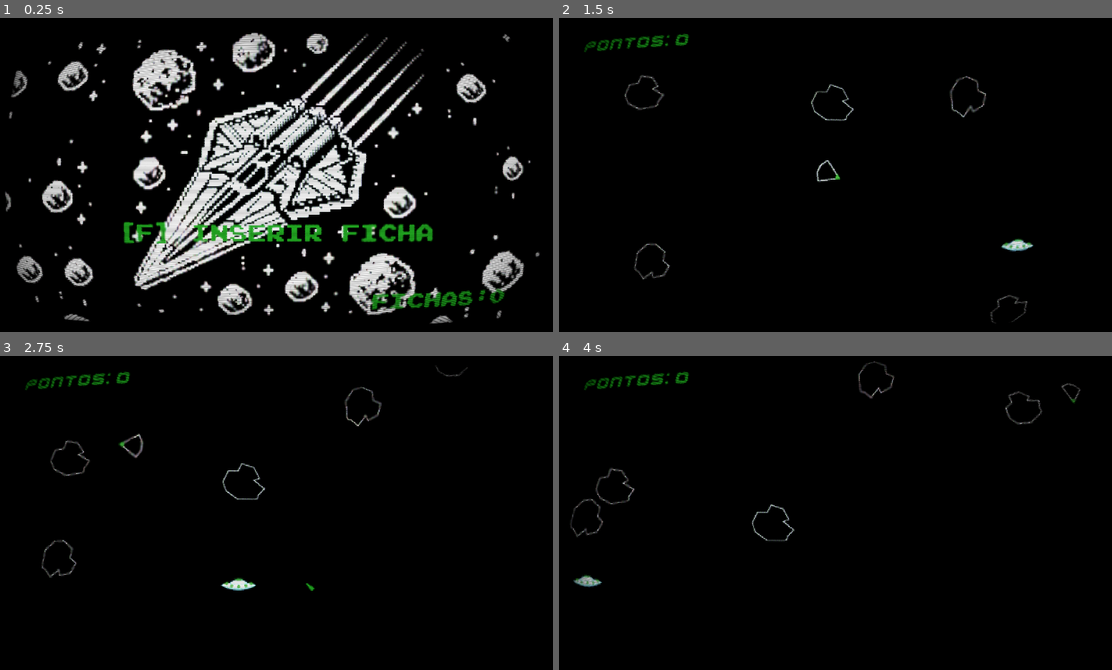
Above: before the commit, frames 1-4 (two rows, left to right).
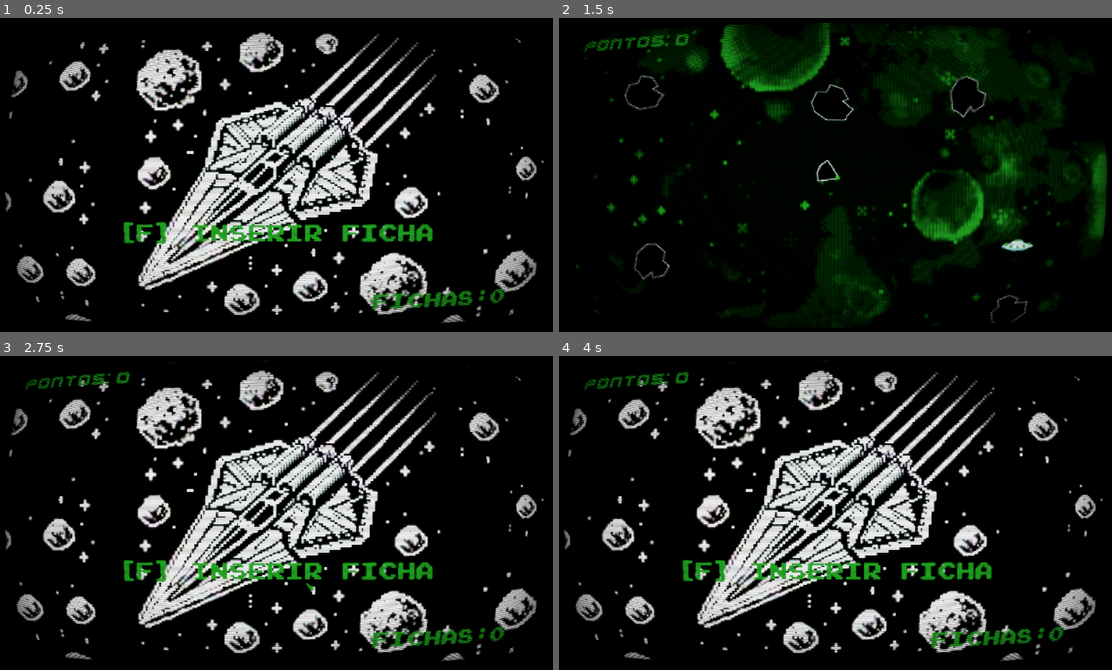
Above: after the commit, the same moments.

Repository: VinnyPC/Godot-uninove
Game: Godot game, scene res://cenas/Menu.tscn
Same seed, same stepped clock (60 frames per second), same inputs: the game is played once before the commit and once after it.
Inputs:
- Up to frame 1 (0.25 s): no input
- Up to frame 2 (1.5 s): tap Enter (ui_accept) at 0.5, 0.77, 0.8, 1.07, 1.35 s; hold D (girar_direita) 0.53-1.28 s; tap F (insert_coin) at 0.6 s; hold S (mover_tras) from 1.28 s (still down)
- Up to frame 3 (2.75 s): tap Enter (ui_accept) at 1.52, 1.82, 2.3 s; tap F (insert_coin) at 1.55 s; release S (mover_tras) at 2.03 s; hold D (girar_direita) from 2.03 s (still down); tap Space (atirar) at 2.1 s
- Up to frame 4 (4 s): release D (girar_direita) at 2.78 s; hold W (mover_frente) 2.78-3.53 s; tap F (insert_coin) at 2.85, 3.6 s; tap Enter (ui_accept) at 3.02, 3.32, 3.77, 3.8 s; hold A (girar_esquerda) from 3.53 s (still down)

The runs differ from the first frame. In frame 1, 25% of the frame differs, in the area x 1-99%, y 4-98%; in frame 2, 17%; in frame 3, 25%; in frame 4, 25%, in the area x 0-99%, y 1-98%.

Commit message:
background, fix gameover screen

Diff:
--- a/cenas/Game.tscn
+++ b/cenas/Game.tscn
@@ -7,6 +7,7 @@
 [ext_resource path="res://assets/Bonus/kenvector_future.ttf" type="DynamicFontData" id=5]
 [ext_resource path="res://cenas/GameOverScreen.tscn" type="PackedScene" id=6]
 [ext_resource path="res://assets/Sounds/gameplay_theme.mp3" type="AudioStream" id=7]
+[ext_resource path="res://assets/Backgrounds/Space Background.png" type="Texture" id=8]
 
 [sub_resource type="DynamicFont" id=1]
 size = 45
@@ -16,8 +17,11 @@
 [node name="Game" type="Node2D"]
 script = ExtResource( 2 )
 
-[node name="Player" parent="." instance=ExtResource( 1 )]
-position = Vector2( 640, 360 )
+[node name="Background" type="Sprite" parent="."]
+modulate = Color( 0, 1, 0, 1 )
+position = Vector2( 640, 334 )
+scale = Vector2( 6.38, 6.38 )
+texture = ExtResource( 8 )
 
 [node name="Lasers" type="Node" parent="."]
 
@@ -61,3 +65,6 @@
 text = "PONTOS: 0"
 
 [node name="GameOverScreen" parent="UI" instance=ExtResource( 6 )]
+
+[node name="Player" parent="." instance=ExtResource( 1 )]
+position = Vector2( 640, 360 )
--- a/cenas/GameOverScreen.tscn
+++ b/cenas/GameOverScreen.tscn
@@ -1,16 +1,10 @@
-[gd_scene load_steps=5 format=2]
+[gd_scene load_steps=4 format=2]
 
 [ext_resource path="res://assets/Bonus/kenvector_future.ttf" type="DynamicFontData" id=1]
 [ext_resource path="res://scripts/GameOverScreen.gd" type="Script" id=2]
 
 [sub_resource type="DynamicFont" id=1]
 size = 116
-font_data = ExtResource( 1 )
-
-[sub_resource type="DynamicFont" id=2]
-size = 42
-outline_size = 1
-outline_color = Color( 0, 1, 0, 1 )
 font_data = ExtResource( 1 )
 
 [node name="GameOverScreen" type="Control"]
@@ -31,16 +25,16 @@
 custom_fonts/font = SubResource( 1 )
 text = "GAME OVER"
 
-[node name="Restart" type="Button" parent="."]
+[node name="Return" type="Label" parent="."]
 anchor_left = 0.5
 anchor_top = 0.5
 anchor_right = 0.5
 anchor_bottom = 0.5
-margin_left = -236.5
-margin_top = 26.0
-margin_right = 236.5
-margin_bottom = 80.0
-custom_fonts/font = SubResource( 2 )
-text = "Voltar ao jogo!"
-
-[connection signal="pressed" from="Restart" to="." method="_on_Restart_pressed"]
+margin_left = -160.0
+margin_top = -19.0
+margin_right = 490.0
+margin_bottom = 112.0
+rect_scale = Vector2( 0.5, 0.5 )
+custom_colors/font_color = Color( 1, 0, 0, 1 )
+custom_fonts/font = SubResource( 1 )
+text = "[F] menu"
--- a/cenas/Menu.tscn
+++ b/cenas/Menu.tscn
@@ -14,8 +14,8 @@
 script = ExtResource( 2 )
 
 [node name="Sprite" type="Sprite" parent="."]
-position = Vector2( 639, 362 )
-scale = Vector2( 0.995312, 0.997222 )
+position = Vector2( 658, 362 )
+scale = Vector2( 1.025, 0.997222 )
 texture = ExtResource( 3 )
 
 [node name="StartLabel" type="Label" parent="."]
--- a/cenas/Player.tscn
+++ b/cenas/Player.tscn
@@ -1,10 +1,11 @@
-[gd_scene load_steps=7 format=2]
+[gd_scene load_steps=8 format=2]
 
 [ext_resource path="res://assets/PNG/playerShip1.png" type="Texture" id=1]
 [ext_resource path="res://scripts/Player.gd" type="Script" id=2]
 [ext_resource path="res://assets/PNG/Effects/fire05.png" type="Texture" id=3]
 [ext_resource path="res://assets/Sounds/Laser_Shoot.wav" type="AudioStream" id=4]
 [ext_resource path="res://assets/Sounds/thruster.wav" type="AudioStream" id=5]
+[ext_resource path="res://assets/Astro-01_GDevelop5-source/astro-01/media/ships/shield_1.png" type="Texture" id=6]
 
 [sub_resource type="CircleShape2D" id=1]
 radius = 29.0689
@@ -40,3 +41,9 @@
 [node name="PropulsorSound" type="AudioStreamPlayer" parent="."]
 stream = ExtResource( 5 )
 volume_db = 7.0
+
+[node name="Shield" type="Sprite" parent="."]
+position = Vector2( 2, 3 )
+rotation = 3.14159
+scale = Vector2( 0.788699, 0.774364 )
+texture = ExtResource( 6 )
--- a/scripts/Game.gd
+++ b/scripts/Game.gd
@@ -68,6 +68,7 @@
 	asteroids.add_child(a)
 
 func _on_player_died():
+	soundtrack.stop()
 	lives -= 1
 	print(lives)
 	if lives <= 0:
--- a/scripts/GameOverScreen.gd
+++ b/scripts/GameOverScreen.gd
@@ -1,12 +1,19 @@
 extends Control
 
 onready var menu = $Menu
+onready var music_player = $MusicPlayer
 func _ready():
-	pass # Replace with function body.
+	pass
 
 func _on_Restart_pressed():
 	get_tree().reload_current_scene()
 
-#func _process(delta):
-#	if Input.is_action_just_pressed("ui_accept"):  # Enter key
-#		get_tree().reload_current_scene()
+func _process(delta):
+	if Input.is_action_just_pressed("insert_coin"):
+		reset_game()
+		queue_free()
+
+func reset_game():
+	var menu_scene = load("res://cenas/Menu.tscn").instance()
+	get_tree().root.add_child(menu_scene)
+	queue_free()
--- a/scripts/Player.gd
+++ b/scripts/Player.gd
@@ -13,6 +13,7 @@
 onready var spritePropulsor = $Propulsor
 onready var laserSound = $LaserSound
 onready var propulsorSound = $PropulsorSound
+onready var shield = $Shield
 
 var laser_scene = preload("res://cenas/Laser.tscn")
 var alive := true
@@ -28,6 +29,11 @@
 	invincibility_timer.connect("timeout", self, "end_invincibility")
 
 func _process(delta):
+
+	if is_invincible==true:
+		shield.visible = true
+	else:
+		shield.visible = false
 
 	if Input.is_action_just_pressed("atirar"):
 		laserSound.play()
@@ -133,7 +139,7 @@
 
 func start_invincibility():
 	is_invincible = true
-	invincibility_timer.start(invincibility_duration)   # Invencibilidade dura 5 segundos
+	invincibility_timer.start(invincibility_duration) # Invencibilidade dura 5 segundos
 
 func end_invincibility():
 	is_invincible = false
Binary file added: assets/Backgrounds/Space Background.png
Not shown, changed: assets/Backgrounds/Space Background.png.import
Binary file removed: assets/Main Ship/Main Ship - Shields/PNGs/Main Ship - Shields - Round Shield.png
Not shown: 1 places in cenas/Game.tscn that only renumber resources
